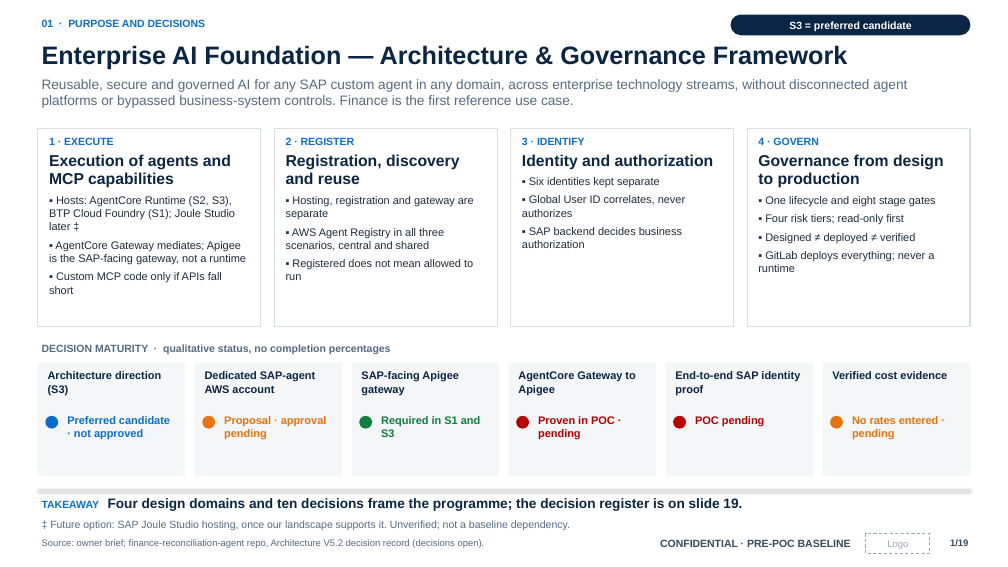
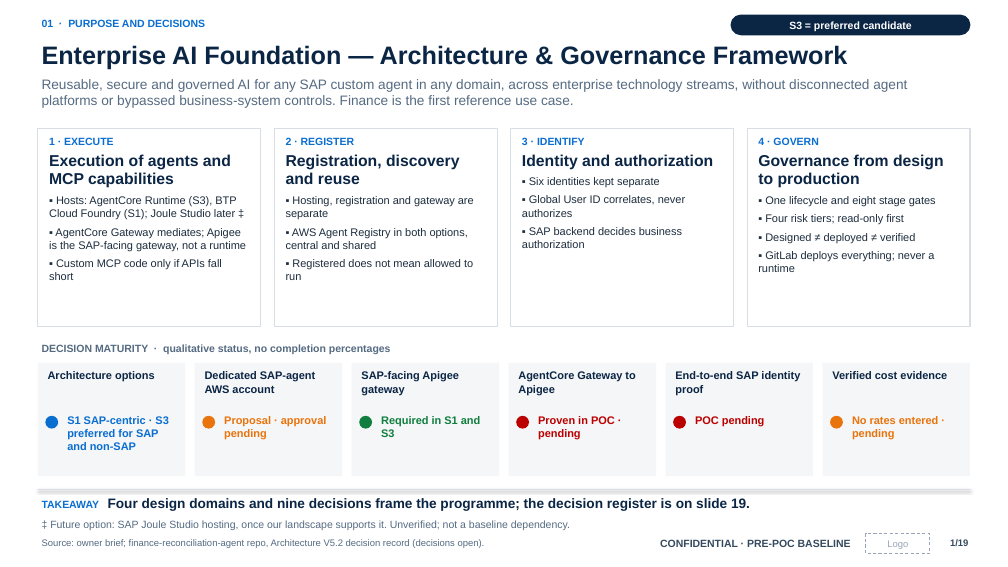
Before and after one commit to Iam-PrasadDeshpande/finance-reconciliation-agent, a slide deck: slide 1 of docs/Enterprise_AI_Foundation_Governance_V5_2.pptx. Drawn at 1008x567 pixels with LibreOffice and Linux fonts; fonts in the diff are those of the drawing. Boxes give left, top, right and bottom in pixels: in the first picture for what was removed or moved away, otherwise in the second. Text is boxed around its words. In the diff, an @@ line names an element or a change of style, - is before the commit and + after.

```diff
--- a/docs/Enterprise_AI_Foundation_Governance_V5_2.pptx
+++ b/docs/Enterprise_AI_Foundation_Governance_V5_2.pptx
@@ text at <box>49,196,236,220</box>: text changed @@
-▪ Hosts: AgentCore Runtime (S2, S3), BTP Cloud Foundry (S1); Joule Studio later ‡
+▪ Hosts: AgentCore Runtime (S3), BTP Cloud Foundry (S1); Joule Studio later ‡
@@ text at <box>286,228,468,249</box>: text changed @@
-▪ AWS Agent Registry in all three scenarios, central and shared
+▪ AWS Agent Registry in both options, central and shared
@@ text at <box>48,371,155,382</box>: text changed @@
-Architecture direction (S3)
+Architecture options
@@ text at <box>67,416,168,450</box>: text changed @@
-Preferred candidate · not approved
+S1 SAP-centric · S3 preferred for SAP and non-SAP
@@ text at <box>42,498,750,511</box>: text changed @@
-TAKEAWAY Four design domains and ten decisions frame the programme; the decision register is on slide 19.
+TAKEAWAY Four design domains and nine decisions frame the programme; the decision register is on slide 19.
```
Also in this commit, not shown: 7 other slides changed, 2 other files.
